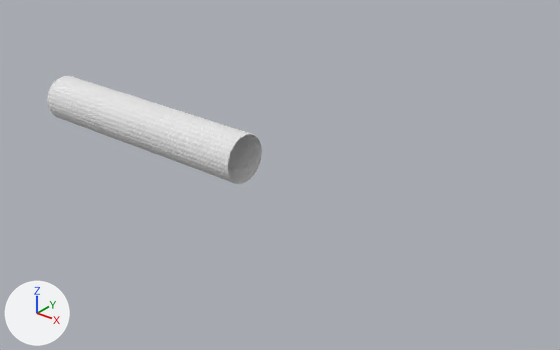
The Blender file dumbbell.blend, before and after one commit.
The view is the same before and after, from a 50 mm lens placed at (0.243, -0.21, 0.129), pointed at (0.068, 0.009, -0.007). Arrows for +X, +Y and +Z are at lower left; the lights stay in place.
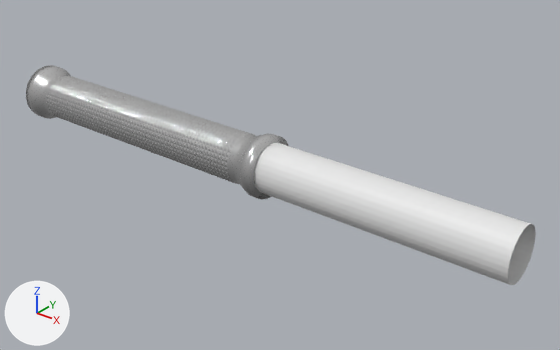
Location of each change, [x1, y1, x2, y2] in pixels of the pictures (560 x 350 px):
'Cylinder.002', added
    after: [254, 143, 536, 285]
'Cylinder', recoloured
    both: [47, 76, 262, 184]
'Cylinder.001', added
    after: [26, 65, 289, 200]

Edits to the bpy script that builds the scene:
```text
Add mat_metal:
    mat_metal = principled_material('Metal')
    mat_metal.base_color = (0.8, 0.8, 0.8)  # white #e7e7e7
    mat_metal.metallic = 1.0
    mat_metal.roughness = 0.2
Change me_cylinder:
    where me_cylinder.from_pydata(...)  # 3936 vertices, 7808 faces; spans x -0.0571..0.0571, y -0.0105..0.0105, z -0.0105..0.0105
    add me_cylinder.materials.append(mat_metal)  # white #e7e7e7
Add me_cylinder_002:
    me_cylinder_002.from_pydata(...)  # 64 vertices, 32 faces; spans x -0.0102..0.0102, y -0.0102..0.0102, z -0.0508..0.0508
Add me_cylinder_001:
    me_cylinder_001.from_pydata(...)  # 192 vertices, 161 faces; spans x 0.0572..0.07, y -0.0128..0.0128, z -0.0128..0.0128
    me_cylinder_001.polygons.foreach_set('use_smooth', [True] * 161)
    me_cylinder_001.materials.append(mat_metal)  # white #e7e7e7
Add ob_cylinder_002:
    ob_cylinder_002 = bpy.data.objects.new('Cylinder.002', me_cylinder_002)
    ob_cylinder_002.location = (0.1212, 0.0, 0.0)
    ob_cylinder_002.rotation_euler = (1.571, 0.0, -1.571)  # degrees (90, 0, -90)
Add ob_cylinder_001:
    ob_cylinder_001 = bpy.data.objects.new('Cylinder.001', me_cylinder_001)
    ob_cylinder_001.location = (0.0, 0.0, 0.0)
    _m = ob_cylinder_001.modifiers.new('Mirror', 'MIRROR')
    _m.mirror_object = ob_cylinder
```
